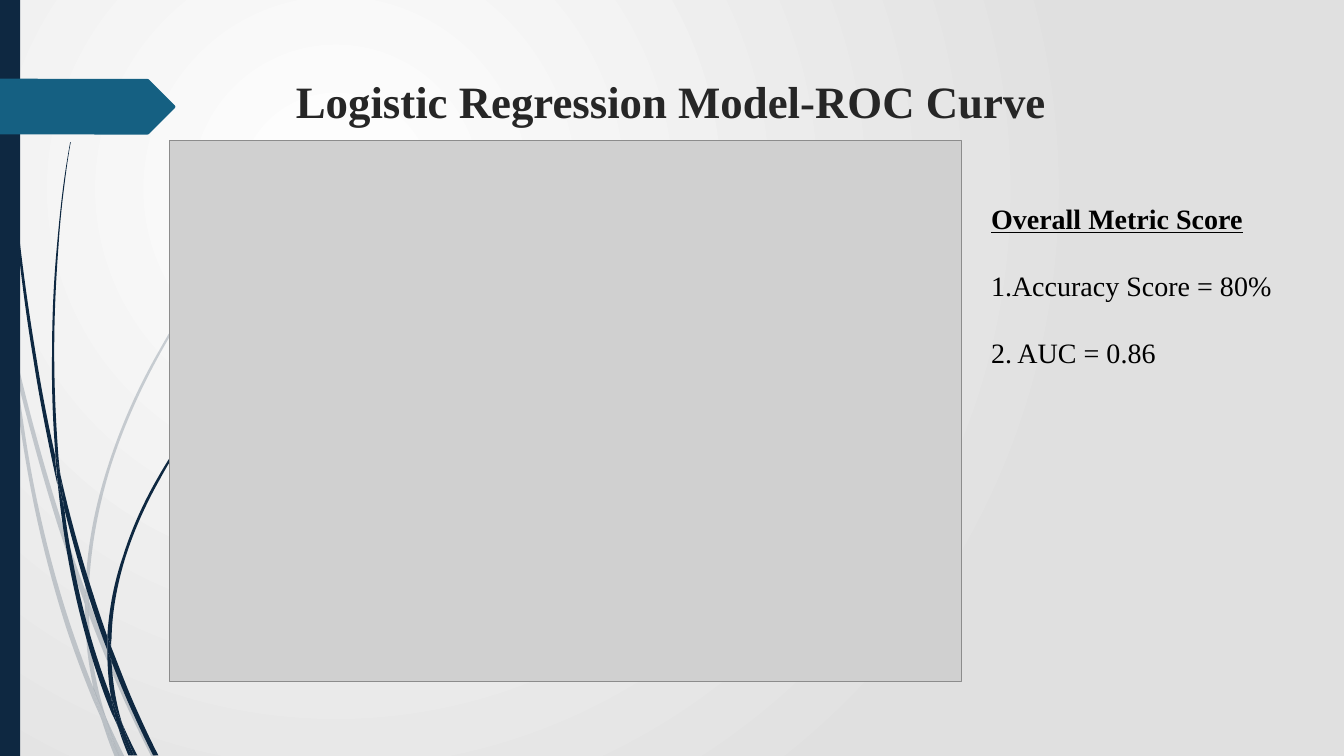
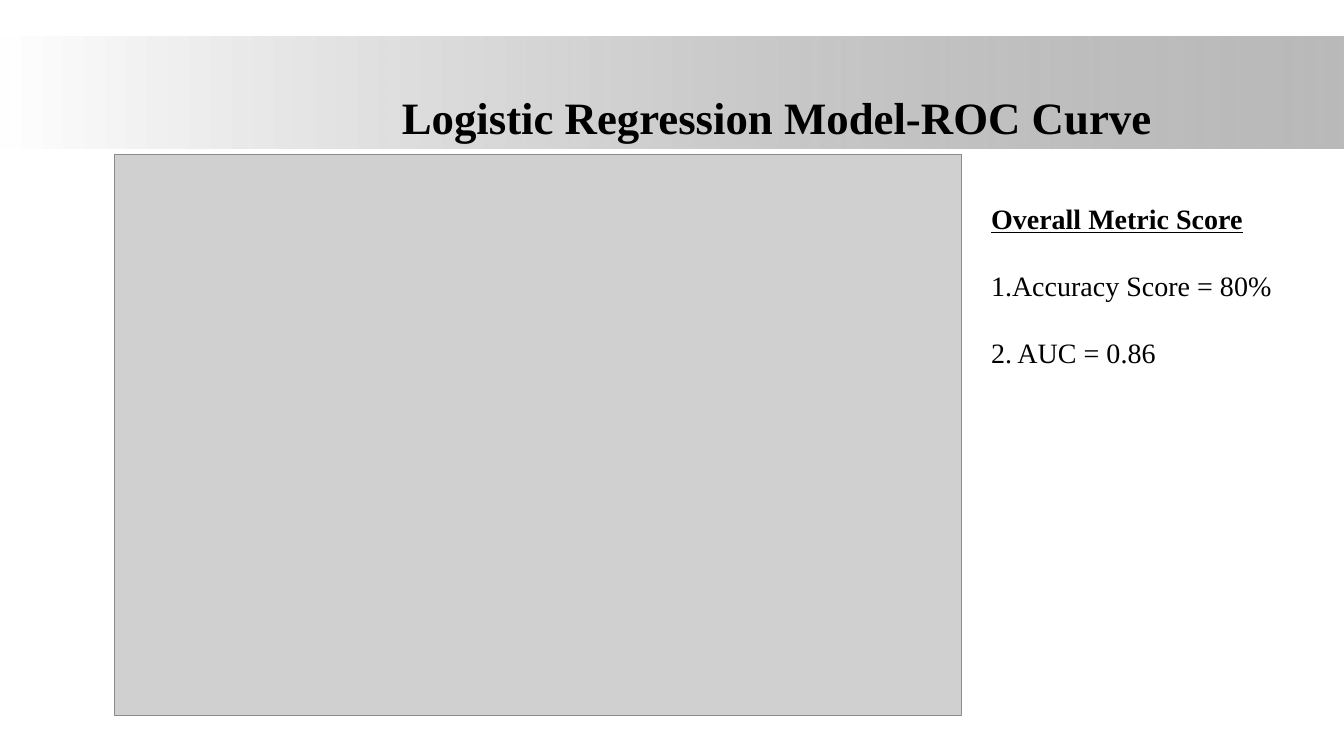
Before and after one commit to James-tech4/JAMES-PHASE-3-DSPT-8-PROJECT, a slide deck: slide 12 of Presentation.pptx (slide 11 before the commit). Drawn at 1344x756 pixels with LibreOffice and Linux fonts; fonts in the diff are those of the drawing; grey boxes stand for pictures; background and template pictures are left out. Boxes give left, top, right and bottom in pixels: in the first picture for what was removed or moved away, otherwise in the second. Text is boxed around its words. In the diff, an @@ line names an element or a change of style, - is before the commit and + after.

```diff
--- a/Presentation.pptx
+++ b/Presentation.pptx
@@ background gradient #FFFFFF to #E1E1E1 to #FFFFFF @@
@@ rectangle removed at (0,0,20,756) @@
@@ rectangle added at (0,36,1344,147), fill gradient #FFFFFF to #808080 @@
@@ freeform shape removed at (0,79,175,134) @@
@@ title "Logistic Regression Model-ROC Curve" at (402,103,1151,143): text colour #262626 to #000000; alignment left to centre; vertical alignment top to middle @@
@@ picture: place and size @@
-picture at (169,140,961,682)
+picture at (115,154,962,715)
@@ group removed at (0,154,315,756): 10 freeform shapes @@
@@ group removed at (3,0,262,756): 12 freeform shapes @@
```
Also in this commit, not shown: 21 other slides changed, 1 slide added, 1 other file.
